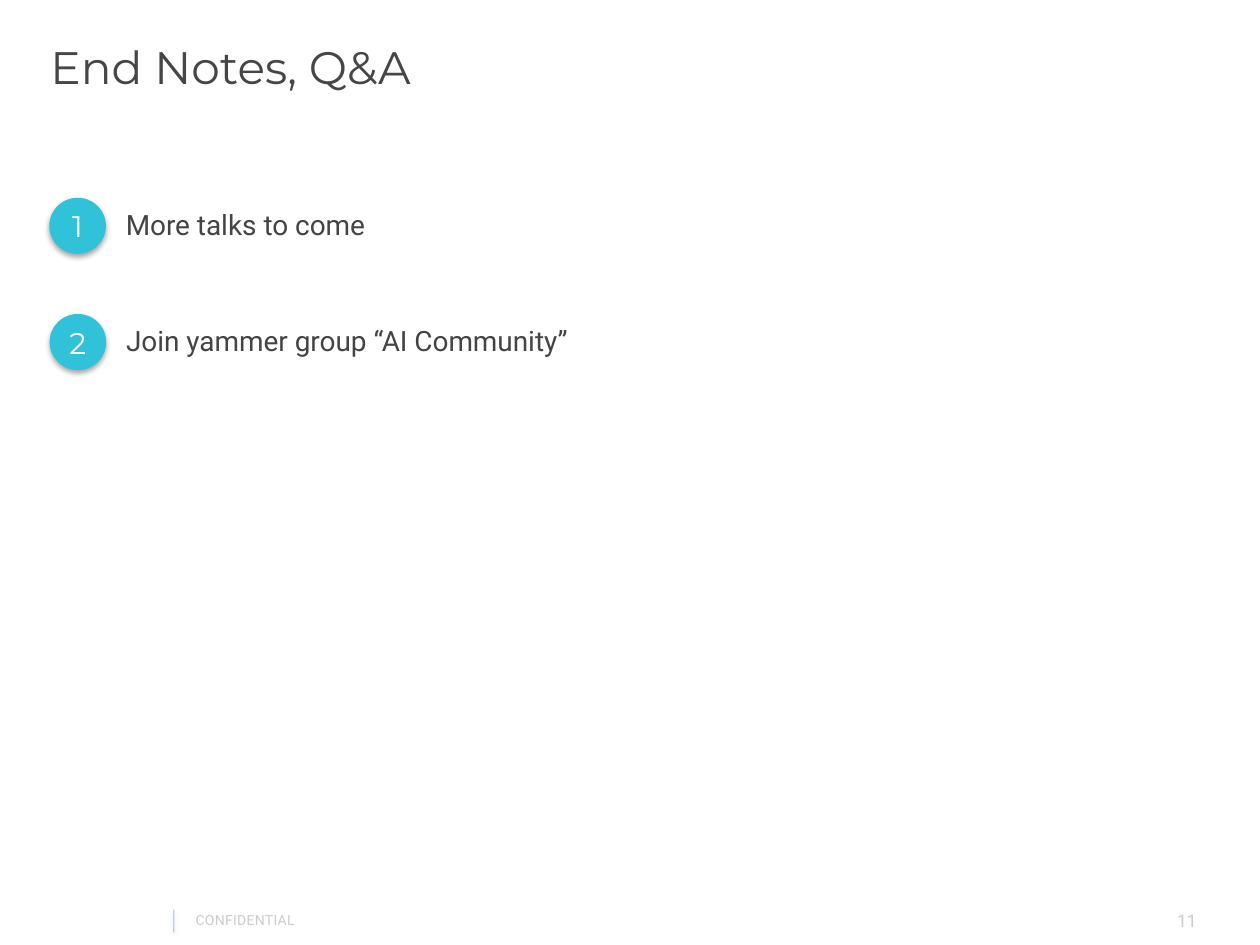
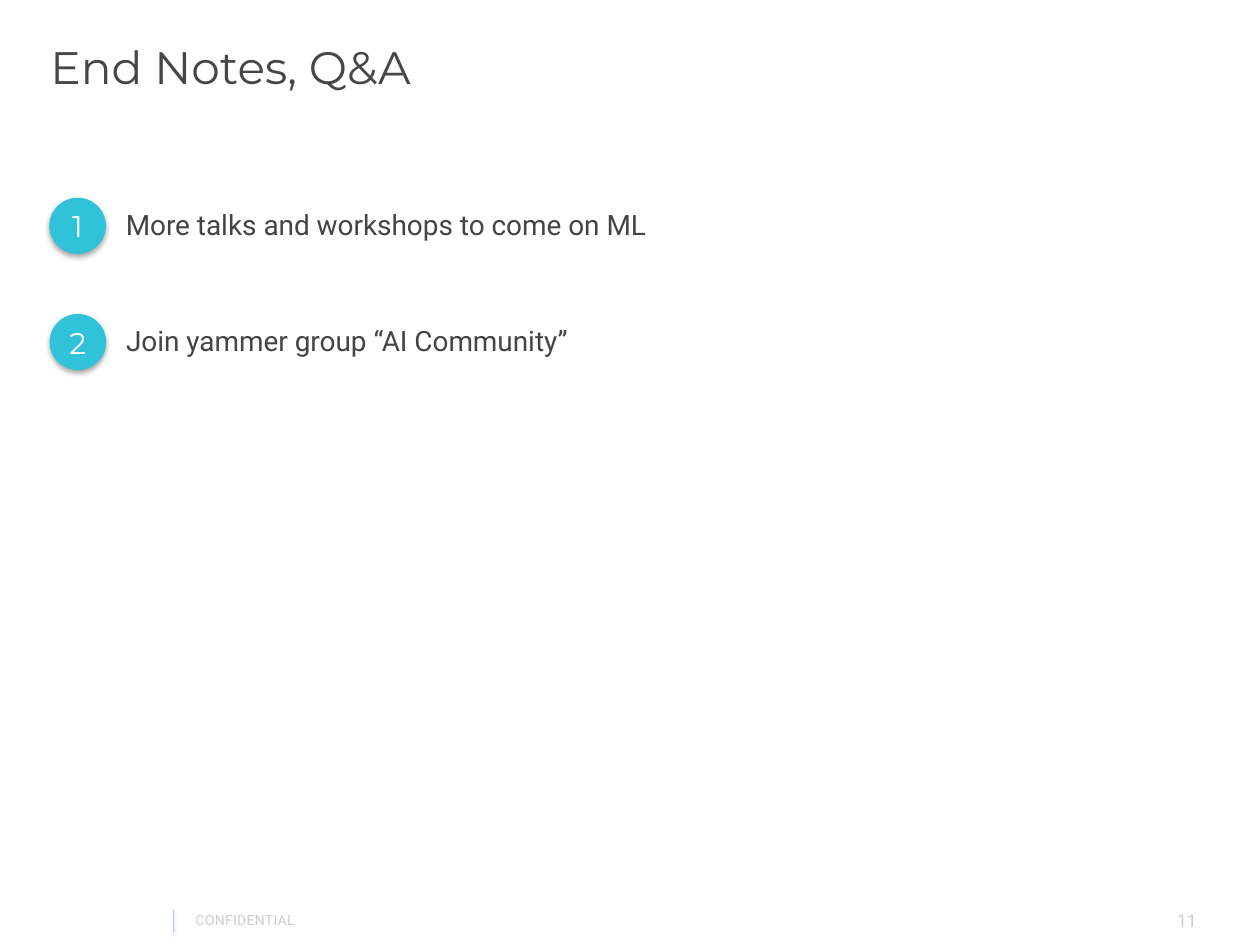
Before and after one commit to gautam0707/TechTalk1_Epam, a slide deck: slide 11 of TechTalk1.pptx. Drawn at 1260x945 pixels with LibreOffice and Linux fonts; fonts in the diff are those of the drawing; background and template pictures are left out. Boxes give left, top, right and bottom in pixels: in the first picture for what was removed or moved away, otherwise in the second. Text is boxed around its words. In the diff, an @@ line names an element or a change of style, - is before the commit and + after.

```diff
--- a/TechTalk1.pptx
+++ b/TechTalk1.pptx
@@ text at [126,214,646,241]: text changed @@
-More talks to come
+More talks and workshops to come on ML
```
Also in this commit, not shown: 6 other slides changed, 1 slide added, 1 slide removed.
